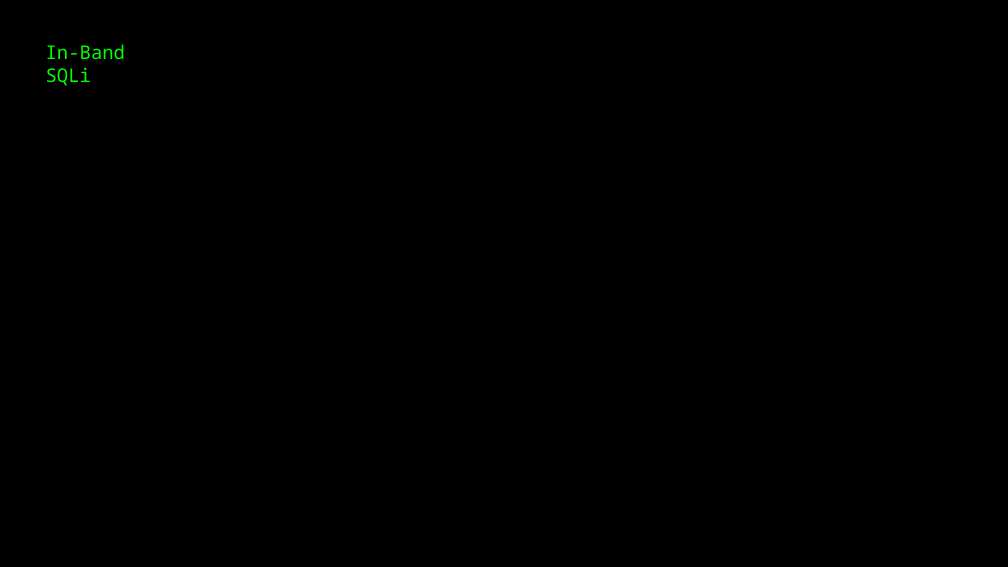
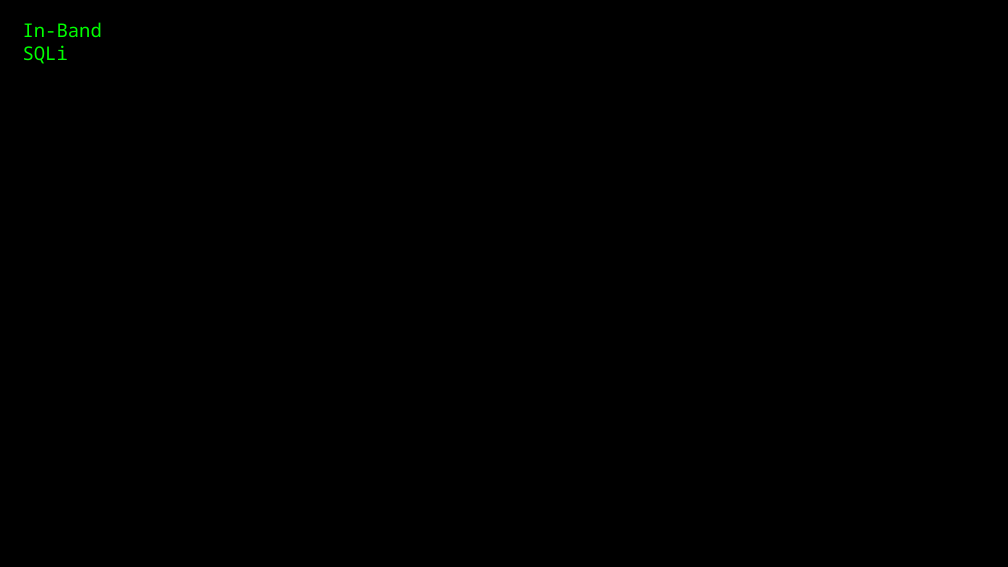
Before and after one commit to vortexau/sectalkscbr-sqli, a slide deck: slide 5 of slides/SQLi-Preso.pptx. Drawn at 1008x567 pixels with LibreOffice and Linux fonts; fonts in the diff are those of the drawing. Boxes give left, top, right and bottom in pixels: in the first picture for what was removed or moved away, otherwise in the second. Text is boxed around its words. In the diff, an @@ line names an element or a change of style, - is before the commit and + after.

```diff
--- a/slides/SQLi-Preso.pptx
+++ b/slides/SQLi-Preso.pptx
@@ text "In-Band SQLi": place and size @@
-text "In-Band SQLi" at [46, 44, 125, 86]
+text "In-Band SQLi" at [23, 22, 102, 64]
```
Also in this commit, not shown: 1 other slide changed, 1 slide added, 1 slide removed.
